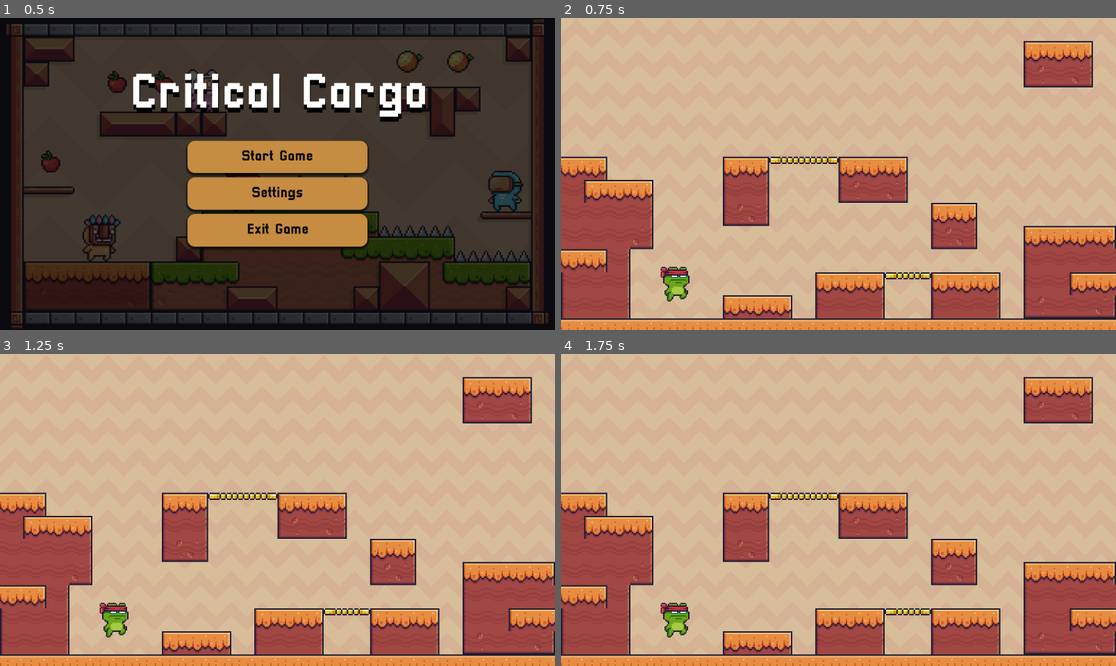
Above: before the commit, frames 1-4 (two rows, left to right).
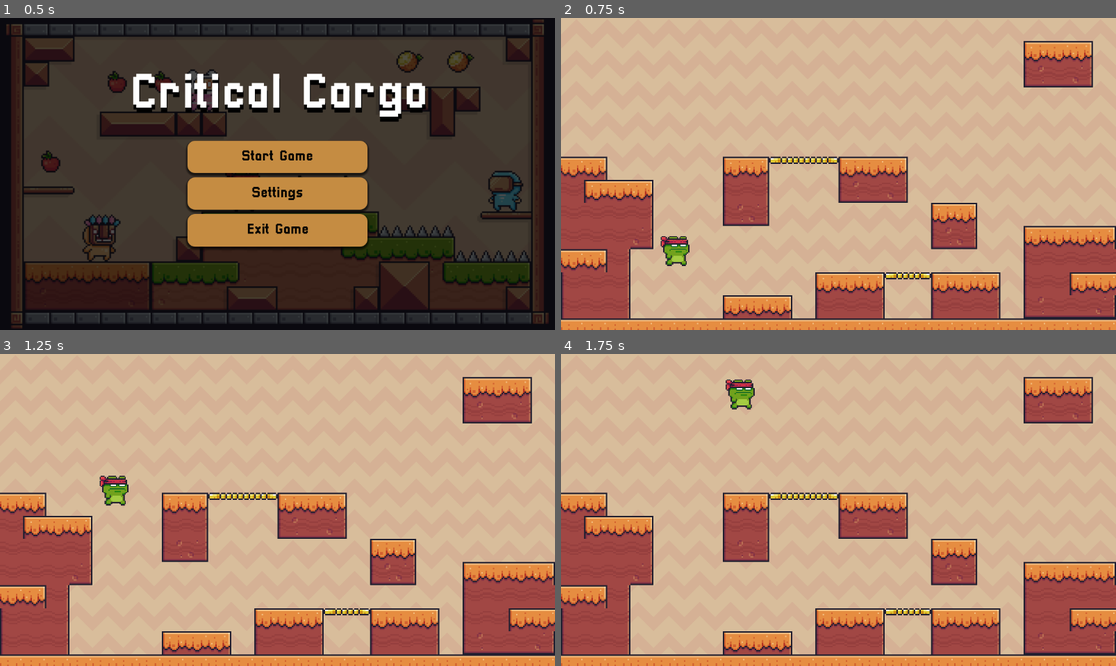
Above: after the commit, the same moments.

Repository: Orangeangelo/Year12GameCriticalCargo
Game: Godot game, scene res://Scenes/Main_Menu.tscn
Same seed, same stepped clock (60 frames per second), same inputs: the game is played once before the commit and once after it.
Inputs:
- Up to frame 1 (0.5 s): no input
- Up to frame 2 (0.75 s): click "Start Game" at 0.5 s
- Up to frame 3 (1.25 s): no input
- Up to frame 4 (1.75 s): tap Enter (ui_accept) at 1.25, 1.35, 1.52 s; hold Right (ui_right) from 1.28 s (still down)

Frame 1 is identical in both runs. In frame 2, 0.8% of the frame differs, in the area x 17-24%, y 69-91%; in frame 3, 0.8%; in frame 4, 0.9%, in the area x 17-35%, y 8-91%.

Commit message:
Map/Character V2
Added animations to the character and collisions to tiles. Also gave character standard coding

Diff:
--- a/Scenes/Level.tscn
+++ b/Scenes/Level.tscn
@@ -7,151 +7,296 @@
 [sub_resource type="TileSetAtlasSource" id="TileSetAtlasSource_8rbpu"]
 texture = ExtResource("2_vsvp5")
 0:0/0 = 0
+0:0/0/physics_layer_0/polygon_0/points = PackedVector2Array(-8, -8, 8, -8, 8, 8, -8, 8)
 1:0/0 = 0
+1:0/0/physics_layer_0/polygon_0/points = PackedVector2Array(-8, -8, 8, -8, 8, 8, -8, 8)
 2:0/0 = 0
+2:0/0/physics_layer_0/polygon_0/points = PackedVector2Array(-8, -8, 8, -8, 8, 8, -8, 8)
 3:0/0 = 0
+3:0/0/physics_layer_0/polygon_0/points = PackedVector2Array(-8, -8, 8, -8, 8, 8, -8, 8)
 4:0/0 = 0
+4:0/0/physics_layer_0/polygon_0/points = PackedVector2Array(-8, -8, 8, -8, 8, 8, -8, 8)
 6:0/0 = 0
+6:0/0/physics_layer_0/polygon_0/points = PackedVector2Array(-8, -8, 8, -8, 8, 8, -8, 8)
 7:0/0 = 0
+7:0/0/physics_layer_0/polygon_0/points = PackedVector2Array(-8, -8, 8, -8, 8, 8, -8, 8)
 8:0/0 = 0
+8:0/0/physics_layer_0/polygon_0/points = PackedVector2Array(-8, -8, 8, -8, 8, 8, -8, 8)
 9:0/0 = 0
+9:0/0/physics_layer_0/polygon_0/points = PackedVector2Array(-8, -8, 8, -8, 8, 8, -8, 8)
 10:0/0 = 0
+10:0/0/physics_layer_0/polygon_0/points = PackedVector2Array(-8, -8, 8, -8, 8, 8, -8, 8)
 12:0/0 = 0
+12:0/0/physics_layer_0/polygon_0/points = PackedVector2Array(-8, -8, 8, -8, 8, 8, -8, 8)
 13:0/0 = 0
+13:0/0/physics_layer_0/polygon_0/points = PackedVector2Array(-8, -8, 8, -8, 8, 8, -8, 8)
 14:0/0 = 0
+14:0/0/physics_layer_0/polygon_0/points = PackedVector2Array(-8, -8, 8, -8, 8, 8, -8, 8)
 15:0/0 = 0
+15:0/0/physics_layer_0/polygon_0/points = PackedVector2Array(-8, -8, 8, -8, 8, 8, -8, 8)
 17:0/0 = 0
+17:0/0/physics_layer_0/polygon_0/points = PackedVector2Array(-8, -8, 8, -8, 8, 8, -8, 8)
 18:0/0 = 0
+18:0/0/physics_layer_0/polygon_0/points = PackedVector2Array(-8, -8, 8, -8, 8, 8, -8, 8)
 19:0/0 = 0
+19:0/0/physics_layer_0/polygon_0/points = PackedVector2Array(-8, -8, 8, -8, 8, 8, -8, 8)
 0:1/0 = 0
+0:1/0/physics_layer_0/polygon_0/points = PackedVector2Array(-8, -8, 8, -8, 8, 8, -8, 8)
 1:1/0 = 0
+1:1/0/physics_layer_0/polygon_0/points = PackedVector2Array(-8, -8, 8, -8, 8, 8, -8, 8)
 2:1/0 = 0
+2:1/0/physics_layer_0/polygon_0/points = PackedVector2Array(-8, -8, 8, -8, 8, 8, -8, 8)
 3:1/0 = 0
+3:1/0/physics_layer_0/polygon_0/points = PackedVector2Array(-8, -8, 8, -8, 8, 8, -8, 8)
 4:1/0 = 0
+4:1/0/physics_layer_0/polygon_0/points = PackedVector2Array(-8, -8, 8, -8, 8, 8, -8, 8)
 6:1/0 = 0
+6:1/0/physics_layer_0/polygon_0/points = PackedVector2Array(-8, -8, 8, -8, 8, 8, -8, 8)
 7:1/0 = 0
+7:1/0/physics_layer_0/polygon_0/points = PackedVector2Array(-8, -8, 8, -8, 8, 8, -8, 8)
 8:1/0 = 0
+8:1/0/physics_layer_0/polygon_0/points = PackedVector2Array(-8, -8, 8, -8, 8, 8, -8, 8)
 9:1/0 = 0
+9:1/0/physics_layer_0/polygon_0/points = PackedVector2Array(-8, -8, 8, -8, 8, 8, -8, 8)
 10:1/0 = 0
+10:1/0/physics_layer_0/polygon_0/points = PackedVector2Array(-8, -8, 8, -8, 8, 8, -8, 8)
 12:1/0 = 0
+12:1/0/physics_layer_0/polygon_0/points = PackedVector2Array(-8, -8, 8, -8, 8, 8, -8, 8)
 13:1/0 = 0
+13:1/0/physics_layer_0/polygon_0/points = PackedVector2Array(-8, -8, 8, -8, 8, 8, -8, 8)
 14:1/0 = 0
+14:1/0/physics_layer_0/polygon_0/points = PackedVector2Array(-8, -8, 8, -8, 8, 8, -8, 8)
 15:1/0 = 0
+15:1/0/physics_layer_0/polygon_0/points = PackedVector2Array(-8, -8, 8, -8, 8, 8, -8, 8)
 17:1/0 = 0
+17:1/0/physics_layer_0/polygon_0/points = PackedVector2Array(-8, -8, 8, -8, 8, 8, -8, 8)
 18:1/0 = 0
+18:1/0/physics_layer_0/polygon_0/points = PackedVector2Array(-8, -8, 8, -8, 8, 8, -8, 8)
 19:1/0 = 0
+19:1/0/physics_layer_0/polygon_0/points = PackedVector2Array(-8, -8, 8, -8, 8, 8, -8, 8)
 0:2/0 = 0
+0:2/0/physics_layer_0/polygon_0/points = PackedVector2Array(-8, -8, 8, -8, 8, 8, -8, 8)
 1:2/0 = 0
+1:2/0/physics_layer_0/polygon_0/points = PackedVector2Array(-8, -8, 8, -8, 8, 8, -8, 8)
 2:2/0 = 0
+2:2/0/physics_layer_0/polygon_0/points = PackedVector2Array(-8, -8, 8, -8, 8, 8, -8, 8)
 6:2/0 = 0
+6:2/0/physics_layer_0/polygon_0/points = PackedVector2Array(-8, -8, 8, -8, 8, 8, -8, 8)
 7:2/0 = 0
+7:2/0/physics_layer_0/polygon_0/points = PackedVector2Array(-8, -8, 8, -8, 8, 8, -8, 8)
 8:2/0 = 0
+8:2/0/physics_layer_0/polygon_0/points = PackedVector2Array(-8, -8, 8, -8, 8, 8, -8, 8)
 13:2/0 = 0
+13:2/0/physics_layer_0/polygon_0/points = PackedVector2Array(-8, -8, 8, -8, 8, 8, -8, 8)
 14:2/0 = 0
+14:2/0/physics_layer_0/polygon_0/points = PackedVector2Array(-8, -8, 8, -8, 8, 8, -8, 8)
 15:2/0 = 0
+15:2/0/physics_layer_0/polygon_0/points = PackedVector2Array(-8, -8, 8, -8, 8, 8, -8, 8)
 17:2/0 = 0
+17:2/0/physics_layer_0/polygon_0/points = PackedVector2Array(-8, -8, 8, -8, 8, 8, -8, 8)
 18:2/0 = 0
+18:2/0/physics_layer_0/polygon_0/points = PackedVector2Array(-8, -8, 8, -8, 8, 8, -8, 8)
 19:2/0 = 0
+19:2/0/physics_layer_0/polygon_0/points = PackedVector2Array(-8, -8, 8, -8, 8, 8, -8, 8)
 0:4/0 = 0
+0:4/0/physics_layer_0/polygon_0/points = PackedVector2Array(-8, -8, 8, -8, 8, 8, -8, 8)
 1:4/0 = 0
+1:4/0/physics_layer_0/polygon_0/points = PackedVector2Array(-8, -8, 8, -8, 8, 8, -8, 8)
 2:4/0 = 0
+2:4/0/physics_layer_0/polygon_0/points = PackedVector2Array(-8, -8, 8, -8, 8, 8, -8, 8)
 3:4/0 = 0
+3:4/0/physics_layer_0/polygon_0/points = PackedVector2Array(-8, -8, 8, -8, 8, 8, -8, 8)
 4:4/0 = 0
+4:4/0/physics_layer_0/polygon_0/points = PackedVector2Array(-8, -8, 8, -8, 8, 8, -8, 8)
 6:4/0 = 0
+6:4/0/physics_layer_0/polygon_0/points = PackedVector2Array(-8, -8, 8, -8, 8, 8, -8, 8)
 7:4/0 = 0
+7:4/0/physics_layer_0/polygon_0/points = PackedVector2Array(-8, -8, 8, -8, 8, 8, -8, 8)
 8:4/0 = 0
+8:4/0/physics_layer_0/polygon_0/points = PackedVector2Array(-8, -8, 8, -8, 8, 8, -8, 8)
 9:4/0 = 0
+9:4/0/physics_layer_0/polygon_0/points = PackedVector2Array(-8, -8, 8, -8, 8, 8, -8, 8)
 10:4/0 = 0
+10:4/0/physics_layer_0/polygon_0/points = PackedVector2Array(-8, -8, 8, -8, 8, 8, -8, 8)
 12:4/0 = 0
+12:4/0/physics_layer_0/polygon_0/points = PackedVector2Array(-8, -8, 8, -8, 8, 8, -8, 8)
 13:4/0 = 0
+13:4/0/physics_layer_0/polygon_0/points = PackedVector2Array(-8, -8, 8, -8, 8, 8, -8, 8)
 14:4/0 = 0
+14:4/0/physics_layer_0/polygon_0/points = PackedVector2Array(-8, -8, 8, -8, 8, 8, -8, 8)
 15:4/0 = 0
+15:4/0/physics_layer_0/polygon_0/points = PackedVector2Array(-8, -8, 8, -8, 8, 8, -8, 8)
 17:4/0 = 0
+17:4/0/physics_layer_0/polygon_0/points = PackedVector2Array(-8, -8, 8, -8, 8, 8, -8, 8)
 18:4/0 = 0
+18:4/0/physics_layer_0/polygon_0/points = PackedVector2Array(-8, -8, 8, -8, 8, 8, -8, 8)
 19:4/0 = 0
+19:4/0/physics_layer_0/polygon_0/points = PackedVector2Array(-8, -8, 8, -8, 8, 8, -8, 8)
 20:4/0 = 0
+20:4/0/physics_layer_0/polygon_0/points = PackedVector2Array(-8, -8, 8, -8, 8, 8, -8, 8)
 21:4/0 = 0
+21:4/0/physics_layer_0/polygon_0/points = PackedVector2Array(-8, -8, 8, -8, 8, 8, -8, 8)
 0:5/0 = 0
+0:5/0/physics_layer_0/polygon_0/points = PackedVector2Array(-8, -8, 8, -8, 8, 8, -8, 8)
 1:5/0 = 0
+1:5/0/physics_layer_0/polygon_0/points = PackedVector2Array(-8, -8, 8, -8, 8, 8, -8, 8)
 2:5/0 = 0
+2:5/0/physics_layer_0/polygon_0/points = PackedVector2Array(-8, -8, 8, -8, 8, 8, -8, 8)
 3:5/0 = 0
+3:5/0/physics_layer_0/polygon_0/points = PackedVector2Array(-8, -8, 8, -8, 8, 8, -8, 8)
 4:5/0 = 0
+4:5/0/physics_layer_0/polygon_0/points = PackedVector2Array(-8, -8, 8, -8, 8, 8, -8, 8)
 6:5/0 = 0
+6:5/0/physics_layer_0/polygon_0/points = PackedVector2Array(-8, -8, 8, -8, 8, 8, -8, 8)
 7:5/0 = 0
+7:5/0/physics_layer_0/polygon_0/points = PackedVector2Array(-8, -8, 8, -8, 8, 8, -8, 8)
 8:5/0 = 0
+8:5/0/physics_layer_0/polygon_0/points = PackedVector2Array(-8, -8, 8, -8, 8, 8, -8, 8)
 9:5/0 = 0
+9:5/0/physics_layer_0/polygon_0/points = PackedVector2Array(-8, -8, 8, -8, 8, 8, -8, 8)
 10:5/0 = 0
+10:5/0/physics_layer_0/polygon_0/points = PackedVector2Array(-8, -8, 8, -8, 8, 8, -8, 8)
 12:5/0 = 0
+12:5/0/physics_layer_0/polygon_0/points = PackedVector2Array(-8, -8, 8, -8, 8, 8, -8, 8)
 13:5/0 = 0
+13:5/0/physics_layer_0/polygon_0/points = PackedVector2Array(-8, -8, 8, -8, 8, 8, -8, 8)
 14:5/0 = 0
+14:5/0/physics_layer_0/polygon_0/points = PackedVector2Array(-8, -8, 8, -8, 8, 8, -8, 8)
 15:5/0 = 0
+15:5/0/physics_layer_0/polygon_0/points = PackedVector2Array(-8, -8, 8, -8, 8, 8, -8, 8)
 17:5/0 = 0
+17:5/0/physics_layer_0/polygon_0/points = PackedVector2Array(-8, -8, 8, -8, 8, 8, -8, 8)
 18:5/0 = 0
+18:5/0/physics_layer_0/polygon_0/points = PackedVector2Array(-8, -8, 8, -8, 8, 8, -8, 8)
 19:5/0 = 0
+19:5/0/physics_layer_0/polygon_0/points = PackedVector2Array(-8, -8, 8, -8, 8, 8, -8, 8)
 20:5/0 = 0
+20:5/0/physics_layer_0/polygon_0/points = PackedVector2Array(-8, -8, 8, -8, 8, 8, -8, 8)
 21:5/0 = 0
+21:5/0/physics_layer_0/polygon_0/points = PackedVector2Array(-8, -8, 8, -8, 8, 8, -8, 8)
 0:6/0 = 0
+0:6/0/physics_layer_0/polygon_0/points = PackedVector2Array(-8, -8, 8, -8, 8, 8, -8, 8)
 1:6/0 = 0
+1:6/0/physics_layer_0/polygon_0/points = PackedVector2Array(-8, -8, 8, -8, 8, 8, -8, 8)
 2:6/0 = 0
+2:6/0/physics_layer_0/polygon_0/points = PackedVector2Array(-8, -8, 8, -8, 8, 8, -8, 8)
 6:6/0 = 0
+6:6/0/physics_layer_0/polygon_0/points = PackedVector2Array(-8, -8, 8, -8, 8, 8, -8, 8)
 7:6/0 = 0
+7:6/0/physics_layer_0/polygon_0/points = PackedVector2Array(-8, -8, 8, -8, 8, 8, -8, 8)
 8:6/0 = 0
+8:6/0/physics_layer_0/polygon_0/points = PackedVector2Array(-8, -8, 8, -8, 8, 8, -8, 8)
 13:6/0 = 0
+13:6/0/physics_layer_0/polygon_0/points = PackedVector2Array(-8, -8, 8, -8, 8, 8, -8, 8)
 14:6/0 = 0
+14:6/0/physics_layer_0/polygon_0/points = PackedVector2Array(-8, -8, 8, -8, 8, 8, -8, 8)
 15:6/0 = 0
+15:6/0/physics_layer_0/polygon_0/points = PackedVector2Array(-8, -8, 8, -8, 8, 8, -8, 8)
 17:6/0 = 0
+17:6/0/physics_layer_0/polygon_0/points = PackedVector2Array(-8, -8, 8, -8, 8, 8, -8, 8)
 18:6/0 = 0
+18:6/0/physics_layer_0/polygon_0/points = PackedVector2Array(-8, -8, 8, -8, 8, 8, -8, 8)
 19:6/0 = 0
+19:6/0/physics_layer_0/polygon_0/points = PackedVector2Array(-8, -8, 8, -8, 8, 8, -8, 8)
 0:8/0 = 0
+0:8/0/physics_layer_0/polygon_0/points = PackedVector2Array(-8, -8, 8, -8, 8, 8, -8, 8)
 1:8/0 = 0
+1:8/0/physics_layer_0/polygon_0/points = PackedVector2Array(-8, -8, 8, -8, 8, 8, -8, 8)
 2:8/0 = 0
+2:8/0/physics_layer_0/polygon_0/points = PackedVector2Array(-8, -8, 8, -8, 8, 8, -8, 8)
 3:8/0 = 0
+3:8/0/physics_layer_0/polygon_0/points = PackedVector2Array(-8, -8, 8, -8, 8, 8, -8, 8)
 4:8/0 = 0
+4:8/0/physics_layer_0/polygon_0/points = PackedVector2Array(-8, -8, 8, -8, 8, 8, -8, 8)
 6:8/0 = 0
+6:8/0/physics_layer_0/polygon_0/points = PackedVector2Array(-8, -8, 8, -8, 8, 8, -8, 8)
 7:8/0 = 0
+7:8/0/physics_layer_0/polygon_0/points = PackedVector2Array(-8, -8, 8, -8, 8, 8, -8, 8)
 8:8/0 = 0
+8:8/0/physics_layer_0/polygon_0/points = PackedVector2Array(-8, -8, 8, -8, 8, 8, -8, 8)
 9:8/0 = 0
+9:8/0/physics_layer_0/polygon_0/points = PackedVector2Array(-8, -8, 8, -8, 8, 8, -8, 8)
 10:8/0 = 0
+10:8/0/physics_layer_0/polygon_0/points = PackedVector2Array(-8, -8, 8, -8, 8, 8, -8, 8)
 12:8/0 = 0
+12:8/0/physics_layer_0/polygon_0/points = PackedVector2Array(-8, -8, 8, -8, 8, 8, -8, 8)
 13:8/0 = 0
+13:8/0/physics_layer_0/polygon_0/points = PackedVector2Array(-8, -8, 8, -8, 8, 8, -8, 8)
 14:8/0 = 0
+14:8/0/physics_layer_0/polygon_0/points = PackedVector2Array(-8, -8, 8, -8, 8, 8, -8, 8)
 15:8/0 = 0
+15:8/0/physics_layer_0/polygon_0/points = PackedVector2Array(-8, -8, 8, -8, 8, 8, -8, 8)
 17:8/0 = 0
+17:8/0/physics_layer_0/polygon_0/points = PackedVector2Array(-8, -8, 8, -8, 8, 8, -8, 8)
 18:8/0 = 0
+18:8/0/physics_layer_0/polygon_0/points = PackedVector2Array(-8, -8, 8, -8, 8, 8, -8, 8)
 19:8/0 = 0
+19:8/0/physics_layer_0/polygon_0/points = PackedVector2Array(-8, -8, 8, -8, 8, 8, -8, 8)
 20:8/0 = 0
+20:8/0/physics_layer_0/polygon_0/points = PackedVector2Array(-8, -8, 8, -8, 8, 8, -8, 8)
 0:9/0 = 0
+0:9/0/physics_layer_0/polygon_0/points = PackedVector2Array(-8, -8, 8, -8, 8, 8, -8, 8)
 1:9/0 = 0
+1:9/0/physics_layer_0/polygon_0/points = PackedVector2Array(-8, -8, 8, -8, 8, 8, -8, 8)
 2:9/0 = 0
+2:9/0/physics_layer_0/polygon_0/points = PackedVector2Array(-8, -8, 8, -8, 8, 8, -8, 8)
 3:9/0 = 0
+3:9/0/physics_layer_0/polygon_0/points = PackedVector2Array(-8, -8, 8, -8, 8, 8, -8, 8)
 4:9/0 = 0
+4:9/0/physics_layer_0/polygon_0/points = PackedVector2Array(-8, -8, 8, -8, 8, 8, -8, 8)
 6:9/0 = 0
+6:9/0/physics_layer_0/polygon_0/points = PackedVector2Array(-8, -8, 8, -8, 8, 8, -8, 8)
 7:9/0 = 0
+7:9/0/physics_layer_0/polygon_0/points = PackedVector2Array(-8, -8, 8, -8, 8, 8, -8, 8)
 8:9/0 = 0
+8:9/0/physics_layer_0/polygon_0/points = PackedVector2Array(-8, -8, 8, -8, 8, 8, -8, 8)
 9:9/0 = 0
+9:9/0/physics_layer_0/polygon_0/points = PackedVector2Array(-8, -8, 8, -8, 8, 8, -8, 8)
 10:9/0 = 0
+10:9/0/physics_layer_0/polygon_0/points = PackedVector2Array(-8, -8, 8, -8, 8, 8, -8, 8)
 12:9/0 = 0
+12:9/0/physics_layer_0/polygon_0/points = PackedVector2Array(-8, -8, 8, -8, 8, 8, -8, 8)
 13:9/0 = 0
+13:9/0/physics_layer_0/polygon_0/points = PackedVector2Array(-8, -8, 8, -8, 8, 8, -8, 8)
 14:9/0 = 0
+14:9/0/physics_layer_0/polygon_0/points = PackedVector2Array(-8, -8, 8, -8, 8, 8, -8, 8)
 15:9/0 = 0
+15:9/0/physics_layer_0/polygon_0/points = PackedVector2Array(-8, -8, 8, -8, 8, 8, -8, 8)
 17:9/0 = 0
+17:9/0/physics_layer_0/polygon_0/points = PackedVector2Array(-8, -8, 8, -8, 8, 8, -8, 8)
 18:9/0 = 0
+18:9/0/physics_layer_0/polygon_0/points = PackedVector2Array(-8, -8, 8, -8, 8, 8, -8, 8)
 19:9/0 = 0
+19:9/0/physics_layer_0/polygon_0/points = PackedVector2Array(-8, -8, 8, -8, 8, 8, -8, 8)
 20:9/0 = 0
+20:9/0/physics_layer_0/polygon_0/points = PackedVector2Array(-8, -8, 8, -8, 8, 8, -8, 8)
 0:10/0 = 0
+0:10/0/physics_layer_0/polygon_0/points = PackedVector2Array(-8, -8, 8, -8, 8, 8, -8, 8)
 1:10/0 = 0
+1:10/0/physics_layer_0/polygon_0/points = PackedVector2Array(-8, -8, 8, -8, 8, 8, -8, 8)
 2:10/0 = 0
+2:10/0/physics_layer_0/polygon_0/points = PackedVector2Array(-8, -8, 8, -8, 8, 8, -8, 8)
 6:10/0 = 0
+6:10/0/physics_layer_0/polygon_0/points = PackedVector2Array(-8, -8, 8, -8, 8, 8, -8, 8)
 7:10/0 = 0
+7:10/0/physics_layer_0/polygon_0/points = PackedVector2Array(-8, -8, 8, -8, 8, 8, -8, 8)
 8:10/0 = 0
+8:10/0/physics_layer_0/polygon_0/points = PackedVector2Array(-8, -8, 8, -8, 8, 8, -8, 8)
 13:10/0 = 0
+13:10/0/physics_layer_0/polygon_0/points = PackedVector2Array(-8, -8, 8, -8, 8, 8, -8, 8)
 14:10/0 = 0
+14:10/0/physics_layer_0/polygon_0/points = PackedVector2Array(-8, -8, 8, -8, 8, 8, -8, 8)
 15:10/0 = 0
+15:10/0/physics_layer_0/polygon_0/points = PackedVector2Array(-8, -8, 8, -8, 8, 8, -8, 8)
 18:10/0 = 0
+18:10/0/physics_layer_0/polygon_0/points = PackedVector2Array(-8, -8, 8, -8, 8, 8, -8, 8)
 19:10/0 = 0
+19:10/0/physics_layer_0/polygon_0/points = PackedVector2Array(-8, -8, 8, -8, 8, 8, -8, 8)
 20:10/0 = 0
+20:10/0/physics_layer_0/polygon_0/points = PackedVector2Array(-8, -8, 8, -8, 8, 8, -8, 8)
 
 [sub_resource type="TileSet" id="TileSet_fuudy"]
+physics_layer_0/collision_layer = 1
 sources/0 = SubResource("TileSetAtlasSource_8rbpu")
 
 [node name="Node" type="Node"]
--- a/Scenes/Main_character.tscn
+++ b/Scenes/Main_character.tscn
@@ -1,7 +1,191 @@
-[gd_scene load_steps=4 format=3 uid="uid://dcfoeefa6nnyk"]
+[gd_scene load_steps=30 format=3 uid="uid://dcfoeefa6nnyk"]
 
 [ext_resource type="Script" uid="uid://b2gxsfsrap8sj" path="res://Scenes/main_character.gd" id="1_6jyoe"]
 [ext_resource type="Texture2D" uid="uid://b8i0y6ca2a0hb" path="res://Asset Packs/Pixel Adventure 1/Free/Main Characters/Ninja Frog/Jump (32x32).png" id="1_sf77s"]
+[ext_resource type="Texture2D" uid="uid://dsy7gdnmckkuh" path="res://Asset Packs/Pixel Adventure 1/Free/Main Characters/Ninja Frog/Idle (32x32).png" id="2_7mtfk"]
+[ext_resource type="Texture2D" uid="uid://ehofvt7ibvgb" path="res://Asset Packs/Pixel Adventure 1/Free/Main Characters/Ninja Frog/Run (32x32).png" id="4_jgovv"]
+
+[sub_resource type="AtlasTexture" id="AtlasTexture_6xkv8"]
+atlas = ExtResource("2_7mtfk")
+region = Rect2(0, 0, 32, 32)
+
+[sub_resource type="AtlasTexture" id="AtlasTexture_a41ej"]
+atlas = ExtResource("2_7mtfk")
+region = Rect2(32, 0, 32, 32)
+
+[sub_resource type="AtlasTexture" id="AtlasTexture_v3nse"]
+atlas = ExtResource("2_7mtfk")
+region = Rect2(64, 0, 32, 32)
+
+[sub_resource type="AtlasTexture" id="AtlasTexture_lshuy"]
+atlas = ExtResource("2_7mtfk")
+region = Rect2(96, 0, 32, 32)
+
+[sub_resource type="AtlasTexture" id="AtlasTexture_8gdqp"]
+atlas = ExtResource("2_7mtfk")
+region = Rect2(128, 0, 32, 32)
+
+[sub_resource type="AtlasTexture" id="AtlasTexture_ss03y"]
+atlas = ExtResource("2_7mtfk")
+region = Rect2(160, 0, 32, 32)
+
+[sub_resource type="AtlasTexture" id="AtlasTexture_ha3os"]
+atlas = ExtResource("2_7mtfk")
+region = Rect2(192, 0, 32, 32)
+
+[sub_resource type="AtlasTexture" id="AtlasTexture_46il3"]
+atlas = ExtResource("2_7mtfk")
+region = Rect2(224, 0, 32, 32)
+
+[sub_resource type="AtlasTexture" id="AtlasTexture_n3mbh"]
+atlas = ExtResource("2_7mtfk")
+region = Rect2(256, 0, 32, 32)
+
+[sub_resource type="AtlasTexture" id="AtlasTexture_um7mk"]
+atlas = ExtResource("2_7mtfk")
+region = Rect2(288, 0, 32, 32)
+
+[sub_resource type="AtlasTexture" id="AtlasTexture_0p45j"]
+atlas = ExtResource("2_7mtfk")
+region = Rect2(320, 0, 32, 32)
+
+[sub_resource type="AtlasTexture" id="AtlasTexture_ss2js"]
+atlas = ExtResource("4_jgovv")
+region = Rect2(0, 0, 32, 32)
+
+[sub_resource type="AtlasTexture" id="AtlasTexture_dq8x4"]
+atlas = ExtResource("4_jgovv")
+region = Rect2(32, 0, 32, 32)
+
+[sub_resource type="AtlasTexture" id="AtlasTexture_booet"]
+atlas = ExtResource("4_jgovv")
+region = Rect2(64, 0, 32, 32)
+
+[sub_resource type="AtlasTexture" id="AtlasTexture_2m7rr"]
+atlas = ExtResource("4_jgovv")
+region = Rect2(96, 0, 32, 32)
+
+[sub_resource type="AtlasTexture" id="AtlasTexture_8kv61"]
+atlas = ExtResource("4_jgovv")
+region = Rect2(128, 0, 32, 32)
+
+[sub_resource type="AtlasTexture" id="AtlasTexture_rcu73"]
+atlas = ExtResource("4_jgovv")
+region = Rect2(160, 0, 32, 32)
+
+[sub_resource type="AtlasTexture" id="AtlasTexture_h6o60"]
+atlas = ExtResource("4_jgovv")
+region = Rect2(192, 0, 32, 32)
+
+[sub_resource type="AtlasTexture" id="AtlasTexture_wo2wb"]
+atlas = ExtResource("4_jgovv")
+region = Rect2(224, 0, 32, 32)
+
+[sub_resource type="AtlasTexture" id="AtlasTexture_neks7"]
+atlas = ExtResource("4_jgovv")
+region = Rect2(256, 0, 32, 32)
+
+[sub_resource type="AtlasTexture" id="AtlasTexture_rw460"]
+atlas = ExtResource("4_jgovv")
+region = Rect2(288, 0, 32, 32)
+
+[sub_resource type="AtlasTexture" id="AtlasTexture_bcoqk"]
+atlas = ExtResource("4_jgovv")
+region = Rect2(320, 0, 32, 32)
+
+[sub_resource type="AtlasTexture" id="AtlasTexture_d4pn0"]
+atlas = ExtResource("4_jgovv")
+region = Rect2(352, 0, 32, 32)
+
+[sub_resource type="SpriteFrames" id="SpriteFrames_v467w"]
+animations = [{
+"frames": [{
+"duration": 1.0,
+"texture": SubResource("AtlasTexture_6xkv8")
+}, {
+"duration": 1.0,
+"texture": SubResource("AtlasTexture_a41ej")
+}, {
+"duration": 1.0,
+"texture": SubResource("AtlasTexture_v3nse")
+}, {
+"duration": 1.0,
+"texture": SubResource("AtlasTexture_lshuy")
+}, {
+"duration": 1.0,
+"texture": SubResource("AtlasTexture_8gdqp")
+}, {
+"duration": 1.0,
+"texture": SubResource("AtlasTexture_ss03y")
+}, {
+"duration": 1.0,
+"texture": SubResource("AtlasTexture_ha3os")
+}, {
+"duration": 1.0,
+"texture": SubResource("AtlasTexture_46il3")
+}, {
+"duration": 1.0,
+"texture": SubResource("AtlasTexture_n3mbh")
+}, {
+"duration": 1.0,
+"texture": SubResource("AtlasTexture_um7mk")
+}, {
+"duration": 1.0,
+"texture": SubResource("AtlasTexture_0p45j")
+}],
+"loop": true,
+"name": &"Idle",
+"speed": 20.0
+}, {
+"frames": [{
+"duration": 1.0,
+"texture": ExtResource("1_sf77s")
+}],
+"loop": true,
+"name": &"Jumping",
+"speed": 5.0
+}, {
+"frames": [{
+"duration": 1.0,
+"texture": SubResource("AtlasTexture_ss2js")
+}, {
+"duration": 1.0,
+"texture": SubResource("AtlasTexture_dq8x4")
+}, {
+"duration": 1.0,
+"texture": SubResource("AtlasTexture_booet")
+}, {
+"duration": 1.0,
+"texture": SubResource("AtlasTexture_2m7rr")
+}, {
+"duration": 1.0,
+"texture": SubResource("AtlasTexture_8kv61")
+}, {
+"duration": 1.0,
+"texture": SubResource("AtlasTexture_rcu73")
+}, {
+"duration": 1.0,
+"texture": SubResource("AtlasTexture_h6o60")
+}, {
+"duration": 1.0,
+"texture": SubResource("AtlasTexture_wo2wb")
+}, {
+"duration": 1.0,
+"texture": SubResource("AtlasTexture_neks7")
+}, {
+"duration": 1.0,
+"texture": SubResource("AtlasTexture_rw460")
+}, {
+"duration": 1.0,
+"texture": SubResource("AtlasTexture_bcoqk")
+}, {
+"duration": 1.0,
+"texture": SubResource("AtlasTexture_d4pn0")
+}],
+"loop": true,
+"name": &"Running",
+"speed": 20.0
+}]
 
 [sub_resource type="CapsuleShape2D" id="CapsuleShape2D_sf77s"]
 radius = 28.0
@@ -10,11 +194,13 @@
 [node name="CharacterBody2D" type="CharacterBody2D"]
 script = ExtResource("1_6jyoe")
 
-[node name="Sprite2D" type="Sprite2D" parent="."]
+[node name="Sprite2D" type="AnimatedSprite2D" parent="."]
 texture_filter = 1
 position = Vector2(-4, -6)
 scale = Vector2(2.59375, 2.59375)
-texture = ExtResource("1_sf77s")
+sprite_frames = SubResource("SpriteFrames_v467w")
+animation = &"Running"
+frame_progress = 0.695814
 
 [node name="CollisionShape2D" type="CollisionShape2D" parent="."]
 position = Vector2(-3, -1)
--- a/Scenes/main_character.gd
+++ b/Scenes/main_character.gd
@@ -1 +1,28 @@
 extends CharacterBody2D
+
+
+const SPEED = 300.0
+const JUMP_VELOCITY = -400.0
+
+
+var gravity = ProjectSettings.get_setting("physics/2d/default_gravity")
+
+
+func _physics_process(delta):
+	#Add the gravity
+	if not is_on_floor():
+		velocity.y = JUMP_VELOCITY
+
+	if Input.is_action_just_pressed("ui_accept") and is_on_floor():
+		velocity.y =JUMP_VELOCITY
+
+
+
+
+	var direction = Input.get_axis("ui_left", "ui_right")
+	if direction:
+		velocity.x = direction * SPEED
+	else:
+		velocity.x = move_toward(velocity.x, 0, SPEED)
+
+	move_and_slide()
